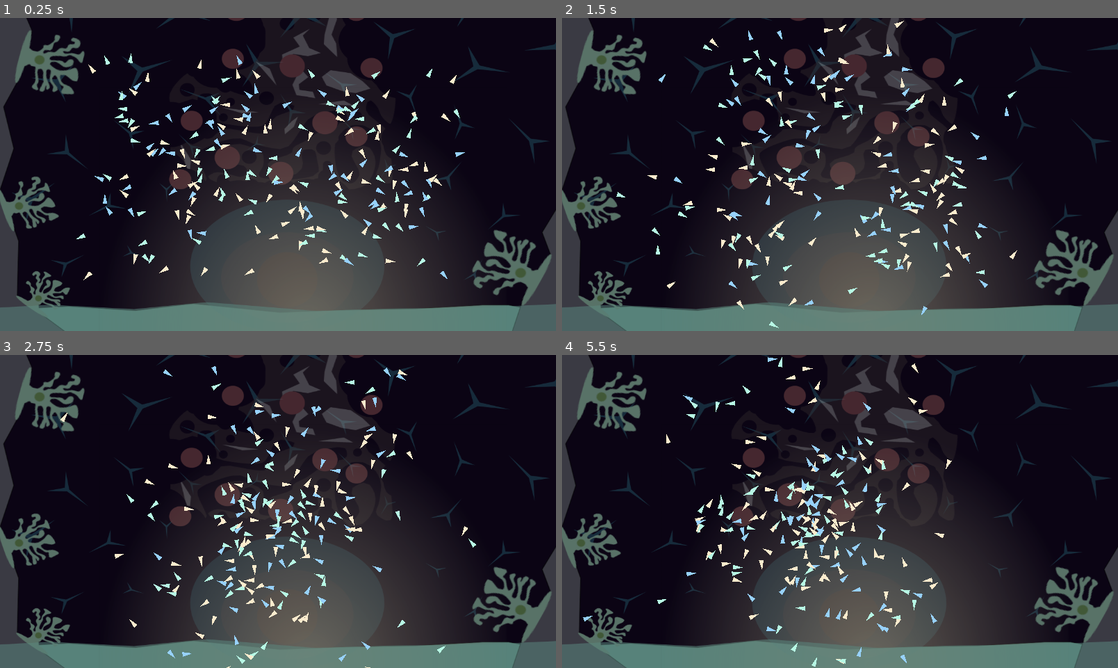
Above: before the commit, frames 1-4 (two rows, left to right).
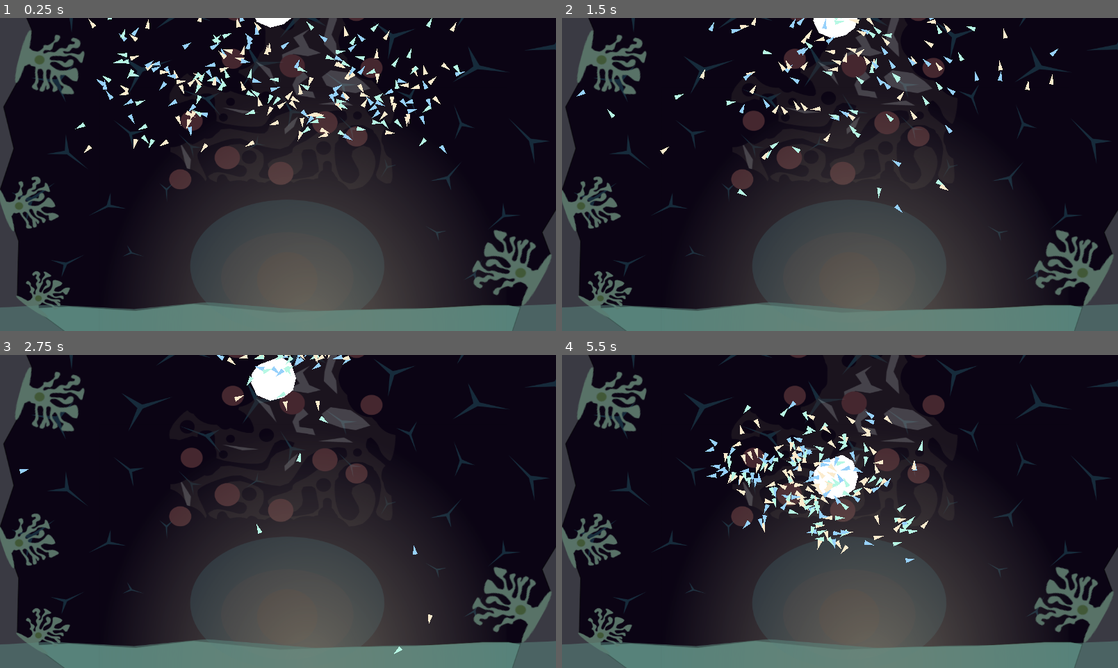
Above: after the commit, the same moments.

Repository: bioerrorlog/BoidsFlockingGodot
Game: Godot game, scene res://src/Main.tscn
Two runs of this game, one before a commit and one after it. Both use one fixed random seed, a clock stepped at 60 frames per second and the inputs below.
Inputs:
- Up to frame 1 (0.25 s): no input
- Up to frame 2 (1.5 s): no input
- Up to frame 3 (2.75 s): no input
- Up to frame 4 (5.5 s): no input

The runs differ from the first frame. In frame 1, 5.2% of the frame differs, in the area x 13-84%, y 0-84%; in frame 2, 4.2%; in frame 3, 3.6%; in frame 4, 5.2%.

Commit message:
prey bound

Diff:
--- a/project.godot
+++ b/project.godot
@@ -20,7 +20,7 @@
 
 [application]
 
-config/name="BoidsFlockingGodot"
+config/name="BoidsFlockingGodt"
 run/main_scene="res://src/Main.tscn"
 config/icon="res://icon.png"
 
--- a/src/Boid.gd
+++ b/src/Boid.gd
@@ -1,13 +1,11 @@
 extends Node2D
 class_name Boid
 
-onready var detectors = $ObstacleDetectors
-onready var sensors = $ObstacleSensors
 
 var boids = []
 var move_speed = 600
 var perception_radius = 50
-var centralization_force_radius = 500
+var centralization_force_radius = 10
 var velocity = Vector2()
 var acceleration = Vector2()
 var steer_force = 50.0
@@ -16,12 +14,13 @@
 var seperation_force = 1.0
 var avoidance_force = 30.0
 var centralization_force = 0.5
+var prey_position: Vector2 = Vector2(0, 0)
 
 export (Array, Color) var colors
 
 func _ready():
 	randomize()
-	position = Vector2(rand_range(-800, 800), rand_range(-400, 400))
+	position = Vector2(rand_range(-800, 800), rand_range(-600, -200))
 	velocity = Vector2(rand_range(-1, 1), rand_range(-1, 1)).normalized() * move_speed
 	modulate = colors[rand_range(0, colors.size())]
 
@@ -32,16 +31,17 @@
 	acceleration += process_alignments(neighbors) * alignment_force
 	acceleration += process_cohesion(neighbors) * cohesion_force
 	acceleration += process_seperation(neighbors) * seperation_force
-	acceleration += process_centralization(Vector2(0, 0)) * centralization_force
-
-	if is_obsticle_ahead():
-		acceleration += process_obsticle_avoidance() * avoidance_force
+	acceleration += process_centralization(prey_position) * centralization_force
 
 	velocity += acceleration * delta
 	velocity = velocity.clamped(move_speed)
 	rotation = velocity.angle()
 
 	translate(velocity * delta)
+
+
+func set_prey_position(position: Vector2):
+	prey_position = position
 
 func process_centralization(centor: Vector2):
 	if position.distance_to(centor) < centralization_force_radius:
@@ -97,22 +97,6 @@
 	return steer
 
 
-func is_obsticle_ahead():
-	for ray in detectors.get_children():
-		if ray.is_colliding():
-			return true
-
-	return false
-
-
-func process_obsticle_avoidance():
-	for ray in sensors.get_children():
-		if not ray.is_colliding():
-			return steer( (ray.cast_to.rotated(ray.rotation + rotation)).normalized() * move_speed )
-
-	return Vector2.ZERO
-
-
 func get_neighbors(view_radius):
 	var neighbors = []
 
--- a/src/Boid.tscn
+++ b/src/Boid.tscn
@@ -8,49 +8,3 @@
 
 [node name="Polygon2D" type="Polygon2D" parent="."]
 polygon = PoolVector2Array( -21.0213, -11.091, -21.1962, 10.4124, 25.3072, 0.0977631 )
-
-[node name="ObstacleDetectors" type="Node2D" parent="."]
-
-[node name="LeftRayCast2D" type="RayCast2D" parent="ObstacleDetectors"]
-position = Vector2( 0, -10 )
-rotation = -1.5708
-enabled = true
-
-[node name="RightRayCast2D" type="RayCast2D" parent="ObstacleDetectors"]
-position = Vector2( 0, 10 )
-rotation = -1.5708
-enabled = true
-
-[node name="ObstacleSensors" type="Node2D" parent="."]
-
-[node name="RayCast2D" type="RayCast2D" parent="ObstacleSensors"]
-rotation = -2.79253
-enabled = true
-
-[node name="RayCast2D2" type="RayCast2D" parent="ObstacleSensors"]
-rotation = -2.44346
-enabled = true
-
-[node name="RayCast2D3" type="RayCast2D" parent="ObstacleSensors"]
-rotation = -2.0944
-enabled = true
-
-[node name="RayCast2D4" type="RayCast2D" parent="ObstacleSensors"]
-rotation = -1.74533
-enabled = true
-
-[node name="RayCast2D5" type="RayCast2D" parent="ObstacleSensors"]
-rotation = -1.39626
-enabled = true
-
-[node name="RayCast2D6" type="RayCast2D" parent="ObstacleSensors"]
-rotation = -1.0472
-enabled = true
-
-[node name="RayCast2D7" type="RayCast2D" parent="ObstacleSensors"]
-rotation = -0.698132
-enabled = true
-
-[node name="RayCast2D8" type="RayCast2D" parent="ObstacleSensors"]
-rotation = -0.349066
-enabled = true
--- a/src/Main.gd
+++ b/src/Main.gd
@@ -16,5 +16,7 @@
 	for boid in boids_container.get_children():
 		boid.boids = boids
 
-	if OS.get_name()=="HTML5":
-		OS.set_window_maximized(true)
+
+func _process(delta):
+	for boid in boids_container.get_children():
+		boid.set_prey_position($Prey.position)
--- a/src/Main.tscn
+++ b/src/Main.tscn
@@ -1,7 +1,8 @@
-[gd_scene load_steps=3 format=2]
+[gd_scene load_steps=4 format=2]
 
 [ext_resource path="res://assets/background_dark.png" type="Texture" id=1]
 [ext_resource path="res://src/Main.gd" type="Script" id=2]
+[ext_resource path="res://src/Prey.tscn" type="PackedScene" id=3]
 
 [node name="Main" type="Node2D"]
 script = ExtResource( 2 )
@@ -16,6 +17,7 @@
 zoom = Vector2( 2, 2 )
 smoothing_enabled = true
 
-[node name="Obstacles" type="Node2D" parent="."]
+[node name="Prey" parent="." instance=ExtResource( 3 )]
+position = Vector2( -6.67163, -773.901 )
 
 [node name="Boids" type="Node2D" parent="."]
--- /dev/null
+++ b/src/Prey.gd
@@ -0,0 +1,7 @@
+extends RigidBody2D
+
+func _physics_process(delta):
+	if position.y >= 600:
+		gravity_scale = -200
+	else:
+		gravity_scale = 0.5
--- /dev/null
+++ b/src/Prey.tscn
@@ -0,0 +1,11 @@
+[gd_scene load_steps=2 format=2]
+
+[ext_resource path="res://src/Prey.gd" type="Script" id=1]
+
+[node name="Prey" type="RigidBody2D"]
+mass = 0.204082
+gravity_scale = 0.0
+script = ExtResource( 1 )
+
+[node name="Polygon2D" type="Polygon2D" parent="."]
+polygon = PoolVector2Array( -25.0822, -91.1602, -83.2382, -69.1902, -112.962, -31.7119, -116.839, 14.8129, -90.9923, 70.3842, -28.9593, 96.2313, 33.0737, 80.723, 75.7215, 47.1218, 89.9374, -8.44949, 66.675, -78.2367, 16.2731, -107.961 )
